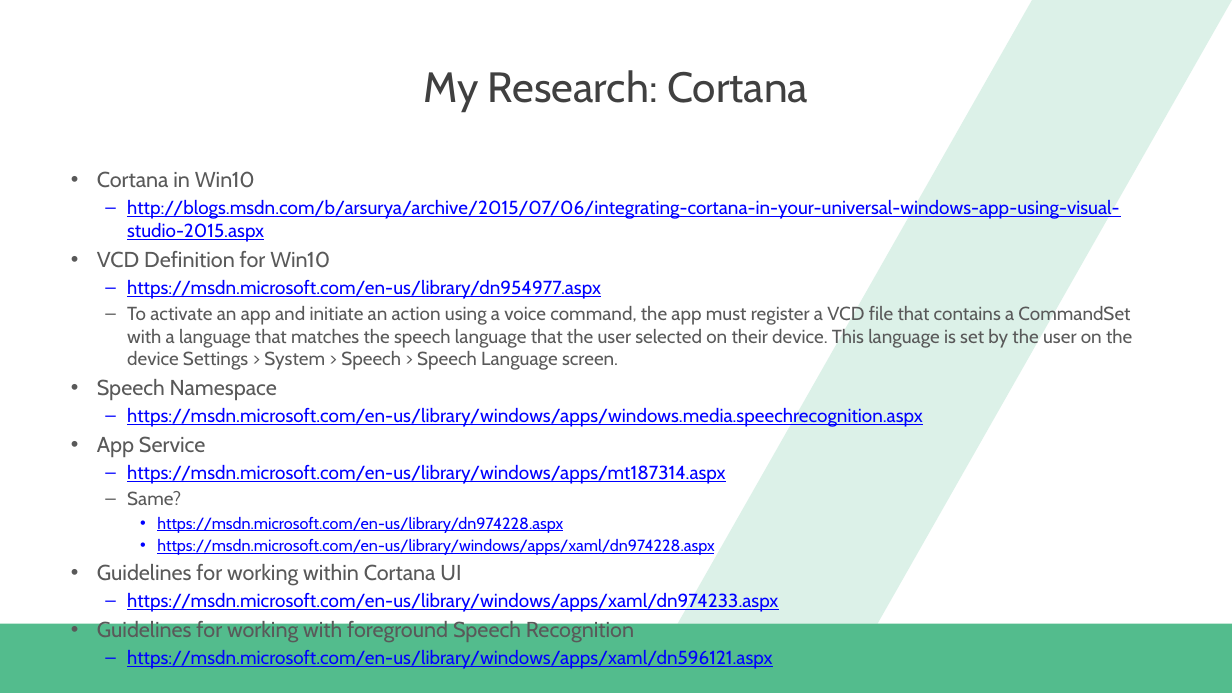
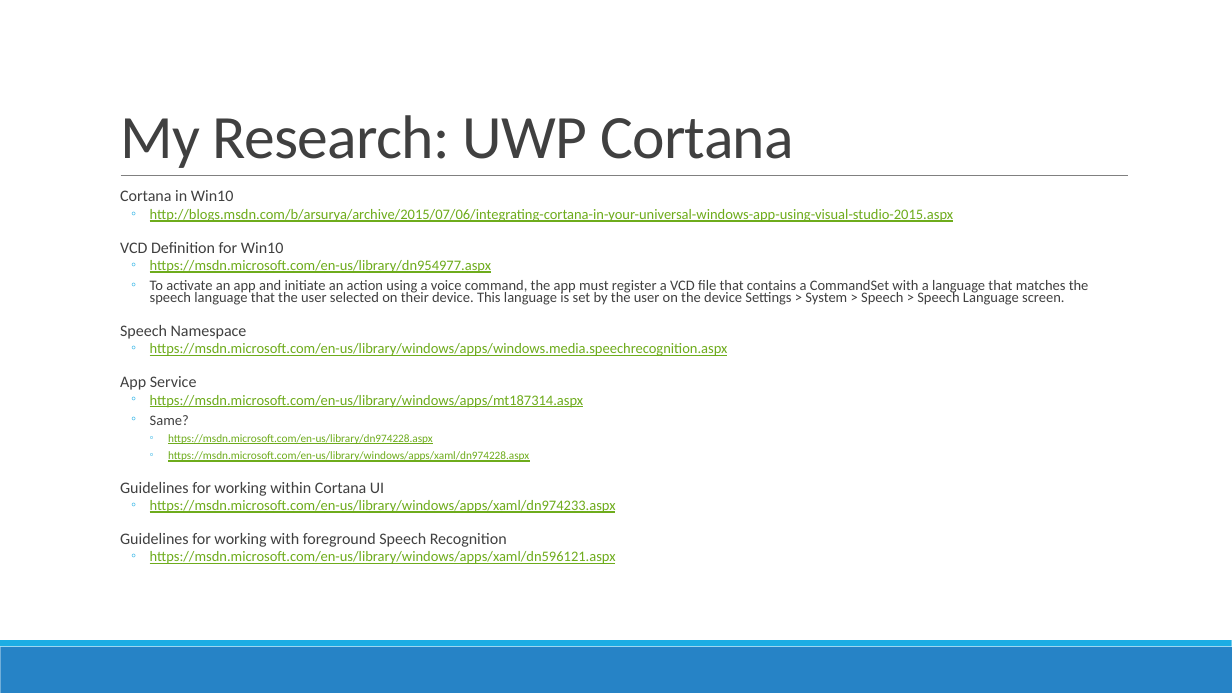
Before and after one commit to dannydwarren/Cortana-Location-UWP, a slide deck: slide 19 of Hey Cortana, Where Am I.pptx (slide 17 before the commit). Drawn at 1232x693 pixels with LibreOffice and Linux fonts; fonts in the diff are those of the drawing; background and template pictures are left out. Boxes give left, top, right and bottom in pixels: in the first picture for what was removed or moved away, otherwise in the second. Text is boxed around its words. In the diff, an @@ line names an element or a change of style, - is before the commit and + after.

Commit message:
Update slides
Remove IK Template, Update to Pluralsight, Add Cortana Skills, a few other tweaks and changes

```diff
--- a/Hey Cortana, Where Am I.pptx
+++ b/Hey Cortana, Where Am I.pptx
@@ title "My Research: UWP Cortana" at (120,115,794,168): vertical alignment middle to bottom @@
@@ parallelogram removed at (677,0,1232,624) @@
@@ title at (120,115,794,168): text changed; size 33 to 48 pt; font Cabin to Calibri @@
-My Research: Cortana
+My Research: UWP Cortana
@@ line added from (121, 176) to (1128, 176), #808080 0.5 pt @@
@@ text "Cortana in Win10": place and size @@
-text "Cortana in Win10" at (97,171,1132,669)
+text "Cortana in Win10" at (120,190,1089,564)
@@ text "Cortana in Win10" at (120,190,1089,564): size 16.8 to 12.5 pt in "Cortana in Win10", "VCD Definition for Win10", "Speech Namespace", "App Service" and 2 more places; font Cabin to Calibri; text colour #595959 to #404040 in "Cortana in Win10", "VCD Definition for Win10", "To activate an app and initiate an ...", "Speech Namespace" and 4 more places; size 14.7 to 11.2 pt in "http://blogs.msdn.com/b/arsurya/archive/2015/07/06/integrati ...", "https://msdn.microsoft.com/en-us/library/dn954977.aspx", "To activate an app and initiate an ...", "https://msdn.microsoft.com/en-us/library/windows/apps/window ..." and 4 more places; text colour #0000FF to #6EAC1C in "http://blogs.msdn.com/b/arsurya/archive/2015/07/06/integrati ...", "https://msdn.microsoft.com/en-us/library/dn954977.aspx", "https://msdn.microsoft.com/en-us/library/windows/apps/window ...", "https://msdn.microsoft.com/en-us/library/windows/apps/mt1873 ..." and 4 more places; size 12.6 to 8.8 pt in "https://msdn.microsoft.com/en-us/library/dn974228.aspx", "https://msdn.microsoft.com/en-us/library/windows/apps/xaml/d ..."; bullet • to  ; line spacing 1 to 0.7; more space between paragraphs; bullet – to ◦; bullet • to ◦ @@
@@ rectangle: place and size @@
-rectangle at (0,624,1232,693)
+rectangle at (0,647,1232,693)
@@ rectangle at (0,647,1232,693): fill #53BC8D to #2683C6 @@
@@ rectangle added at (0,640,1232,647), fill #1CADE4 @@
```
Also in this commit, not shown: 16 other slides changed, 6 slides added, 3 slides removed.
